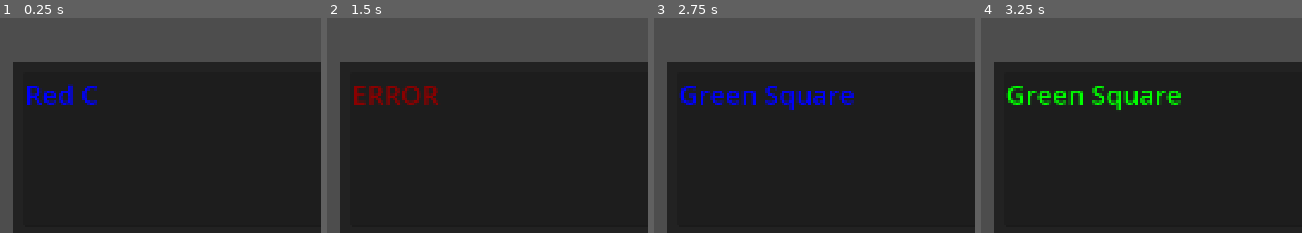
Above: before the commit, frames 1-4 (left to right).
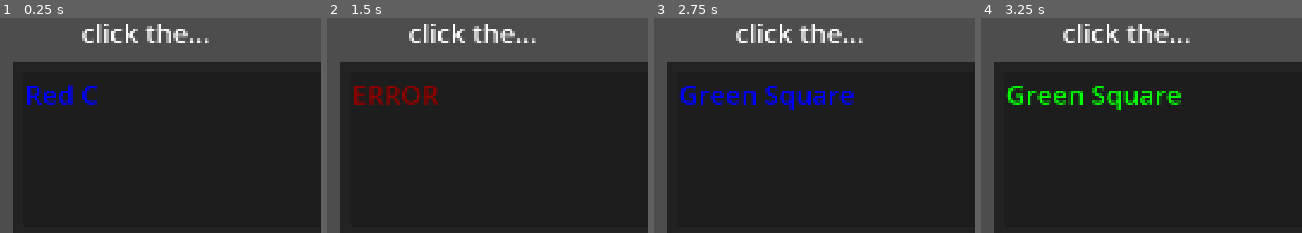
Above: after the commit, the same moments.

Repository: Sunday-Studio-Team/cafe
Game: Godot game, scene res://Minigames/Colors/Buttons.tscn
Two runs of this game, one before a commit and one after it. Both use one fixed random seed, a clock stepped at 60 frames per second and the inputs below. This scene is started directly instead of the project's main scene.
Inputs (mouse positions are % of the whole screen's width and height, from its top left):
- Up to frame 1 (0.25 s): no input
- Up to frame 2 (1.5 s): click "A" at 0.5 s; click "B" at 1.25 s
- Up to frame 3 (2.75 s): click "C" at 2 s
- Up to frame 4 (3.25 s): tap Enter at 2.75 s; move the mouse to (76, 44) at 2.77 s; hold D (move_right) from 2.78 s (still down); hold E (interact) from 2.78 s (still down)
The pictures show only the part of the screen within x 0-50%, y 0-50%; the shares and areas given below are measured in that part.

The runs differ from the first frame. In frame 1, 1.4% of the frame differs, in the area x 25-66%, y 2-12%; in frame 2, 1.4%; in frame 3, 1.4%; in frame 4, 1.4%.

Commit message:
add instructions to colours minigame
also rename folders + files for snake case

Diff:
--- a/godot/Minigames/Colors/Buttons.tscn
+++ b/godot/Minigames/Colors/Buttons.tscn
@@ -1,9 +1,9 @@
 [gd_scene format=3 uid="uid://cp150y65pvybf"]
 
-[ext_resource type="Script" uid="uid://bejotytu413bj" path="res://Minigames/Colors/buttons.gd" id="1_jxxp1"]
-[ext_resource type="Texture2D" uid="uid://docpdsrkg2mbh" path="res://Minigames/Assets/RedSquare.png" id="1_rfmd0"]
-[ext_resource type="Texture2D" uid="uid://dv15ttjq1v3hw" path="res://Minigames/Assets/BlueSquare.png" id="2_nnnqg"]
-[ext_resource type="Texture2D" uid="uid://dwkj5nabjrlkb" path="res://Minigames/Assets/GreenSquare.png" id="3_phi86"]
+[ext_resource type="Script" uid="uid://bejotytu413bj" path="res://minigames/colors/buttons.gd" id="1_jxxp1"]
+[ext_resource type="Texture2D" uid="uid://docpdsrkg2mbh" path="res://minigames/assets/red_square.png" id="1_rfmd0"]
+[ext_resource type="Texture2D" uid="uid://dv15ttjq1v3hw" path="res://minigames/assets/blue_square.png" id="2_nnnqg"]
+[ext_resource type="Texture2D" uid="uid://dwkj5nabjrlkb" path="res://minigames/assets/green_square.png" id="3_phi86"]
 
 [node name="Buttons" type="Control" unique_id=587894759]
 layout_mode = 3
@@ -95,6 +95,15 @@
 [node name="Timer" type="Timer" parent="." unique_id=1657691319]
 one_shot = true
 
+[node name="ClickThe" type="Label" parent="." unique_id=1630240847]
+layout_mode = 0
+offset_left = 412.0
+offset_top = 17.0
+offset_right = 720.0
+offset_bottom = 105.0
+theme_override_font_sizes/font_size = 64
+text = "click the..."
+
 [connection signal="pressed" from="HBoxContainer/Button" to="." method="_on_button_pressed"]
 [connection signal="pressed" from="HBoxContainer/Button2" to="." method="_on_button_2_pressed"]
 [connection signal="pressed" from="HBoxContainer/Button3" to="." method="_on_button_3_pressed"]
--- a/godot/Minigames/Colors/Colors_Minigame.tscn
+++ b/godot/Minigames/Colors/Colors_Minigame.tscn
@@ -1,9 +1,9 @@
 [gd_scene format=3 uid="uid://b44y3xlpccms3"]
 
-[ext_resource type="PackedScene" uid="uid://cp150y65pvybf" path="res://Minigames/Colors/Buttons.tscn" id="1_ws1sj"]
+[ext_resource type="PackedScene" uid="uid://cp150y65pvybf" path="res://minigames/colors/buttons.tscn" id="1_kemdw"]
 
 [node name="ColorsMinigame" type="Node2D" unique_id=144088866]
 
 [node name="CanvasLayer" type="CanvasLayer" parent="." unique_id=442966843]
 
-[node name="Buttons" parent="CanvasLayer" unique_id=587894759 instance=ExtResource("1_ws1sj")]
+[node name="Buttons" parent="CanvasLayer" unique_id=587894759 instance=ExtResource("1_kemdw")]
--- a/godot/main.tscn
+++ b/godot/main.tscn
@@ -10,8 +10,8 @@
 [ext_resource type="AudioStream" uid="uid://b81yrkbyintns" path="res://audio/money.wav" id="7_5vw27"]
 [ext_resource type="Texture2D" uid="uid://bieg4r5p475q3" path="res://sprites/cctv.png" id="7_ycdy4"]
 [ext_resource type="AudioStream" uid="uid://dwjqoo54k3ixw" path="res://audio/points_gain.wav" id="8_4c57u"]
-[ext_resource type="Script" uid="uid://dpxjdxm2r1gkd" path="res://Minigames/minigame_controller.gd" id="10_4c57u"]
-[ext_resource type="PackedScene" uid="uid://b44y3xlpccms3" path="res://Minigames/Colors/Colors_Minigame.tscn" id="11_efxa6"]
+[ext_resource type="Script" uid="uid://dpxjdxm2r1gkd" path="res://minigames/minigame_controller.gd" id="10_4c57u"]
+[ext_resource type="PackedScene" uid="uid://b44y3xlpccms3" path="res://minigames/colors/colors_minigame.tscn" id="11_efxa6"]
 [ext_resource type="PackedScene" uid="uid://ctyf8qliv65c4" path="res://security_cam.tscn" id="12_dg77c"]
 
 [sub_resource type="ProceduralSkyMaterial" id="ProceduralSkyMaterial_ig7tw"]
Renamed: godot/Minigames/Assets/BlueSquare.png -> godot/minigames/assets/blue_square.png
Not shown, changed: godot/minigames/assets/blue_square.png.import
Renamed: godot/Minigames/Assets/GreenSquare.png -> godot/minigames/assets/green_square.png
Not shown, changed: godot/minigames/assets/green_square.png.import
Renamed: godot/Minigames/Assets/RedSquare.png -> godot/minigames/assets/red_square.png
Not shown, changed: godot/minigames/assets/red_square.png.import
Renamed: godot/Minigames/Assets/WhiteSqaure.png -> godot/minigames/assets/white_square.png
Not shown, changed: godot/minigames/assets/white_square.png.import
Renamed: godot/Minigames/Assets/YellowSquare.png -> godot/minigames/assets/yellow_square.png
Not shown, changed: godot/minigames/assets/yellow_square.png.import
